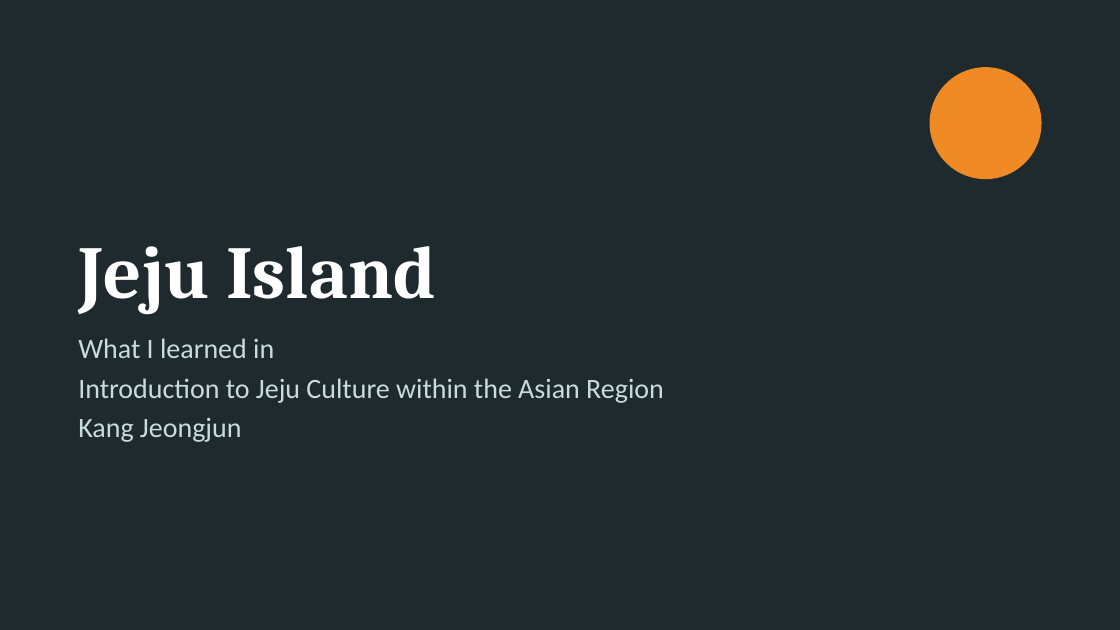
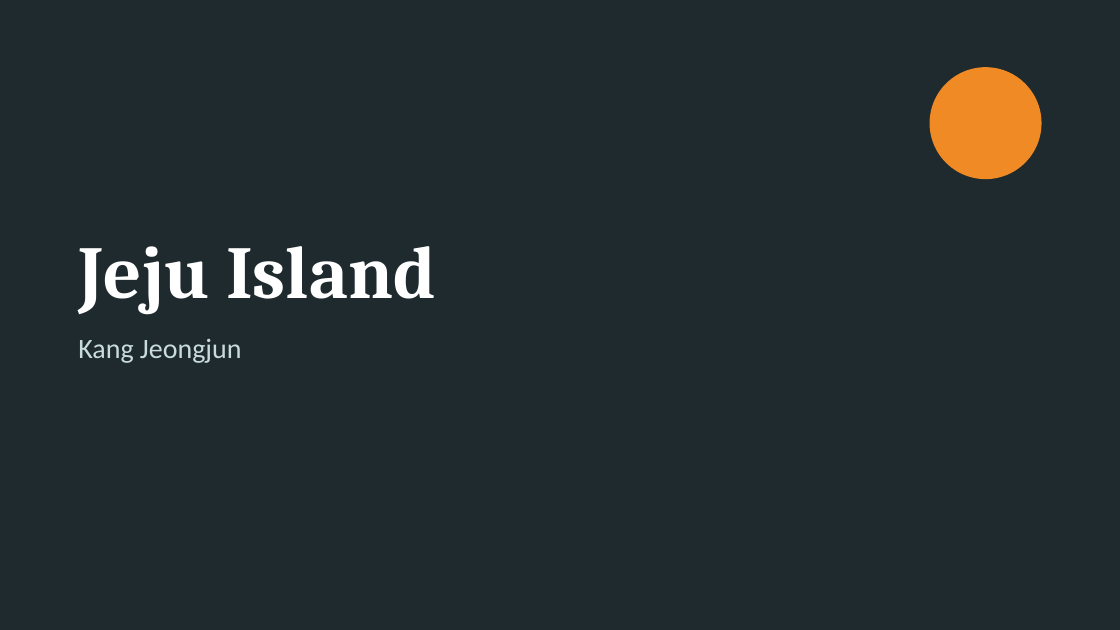
Before and after one commit to a44830300-arch/shaohong, a slide deck: slide 1 of 학업/아시아속의제주문화/Jeju_Culture_Final_5min_easy.pptx. Drawn at 1120x630 pixels with LibreOffice and Linux fonts; fonts in the diff are those of the drawing. Boxes give left, top, right and bottom in pixels: in the first picture for what was removed or moved away, otherwise in the second. Text is boxed around its words. In the diff, an @@ line names an element or a change of style, - is before the commit and + after.

```diff
--- a/학업/아시아속의제주문화/Jeju_Culture_Final_5min_easy.pptx
+++ b/학업/아시아속의제주문화/Jeju_Culture_Final_5min_easy.pptx
@@ text at (78,338,664,403): paragraphs removed @@
-What I learned in
-Introduction to Jeju Culture within the Asian Region
```
Also in this commit, not shown: 6 other slides changed, 1 slide added, 3 slides removed, 1 other file.
